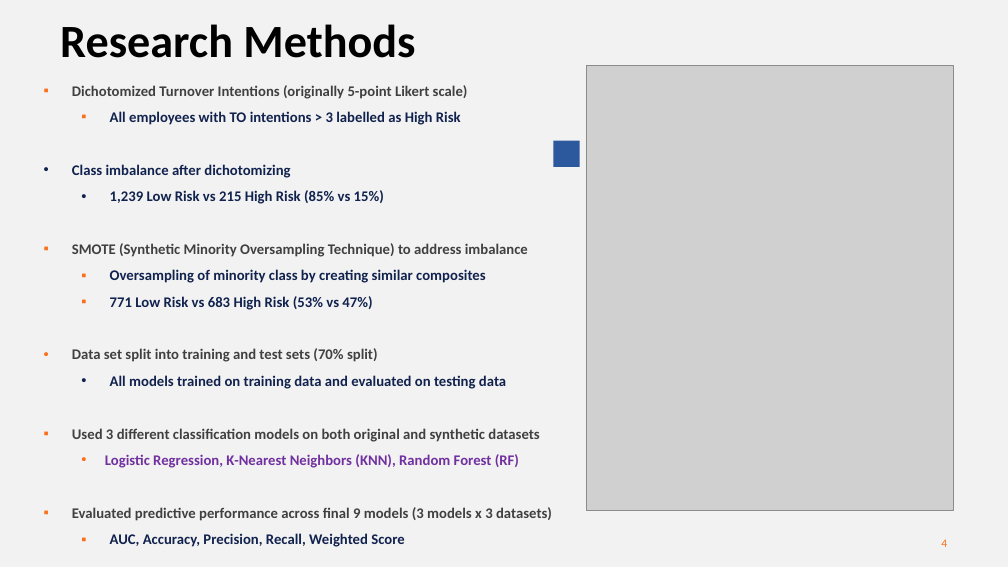
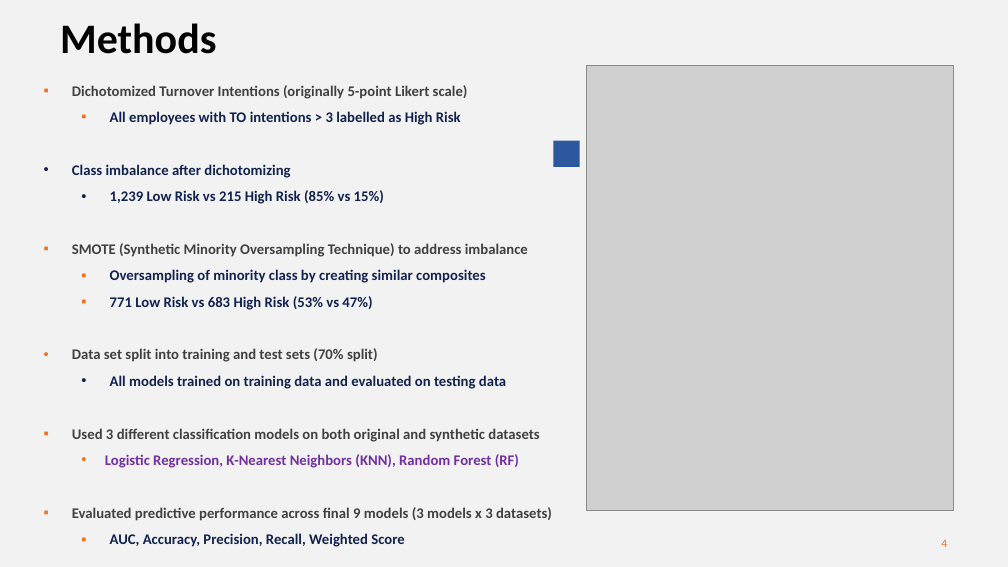
Before and after one commit to gmg20/Assorted, a slide deck: slide 4 of Turnover_Predict/Turnover_Presentation.pptx. Drawn at 1008x567 pixels with LibreOffice and Linux fonts; fonts in the diff are those of the drawing; grey boxes stand for pictures. Boxes give left, top, right and bottom in pixels: in the first picture for what was removed or moved away, otherwise in the second. Text is boxed around its words. In the diff, an @@ line names an element or a change of style, - is before the commit and + after.

```diff
--- a/Turnover_Predict/Turnover_Presentation.pptx
+++ b/Turnover_Predict/Turnover_Presentation.pptx
@@ title at bbox=[60, 23, 216, 54]: text changed; size 44 to 40 pt @@
-Research Methods
+Methods
```
Also in this commit, not shown: 11 other slides changed.
